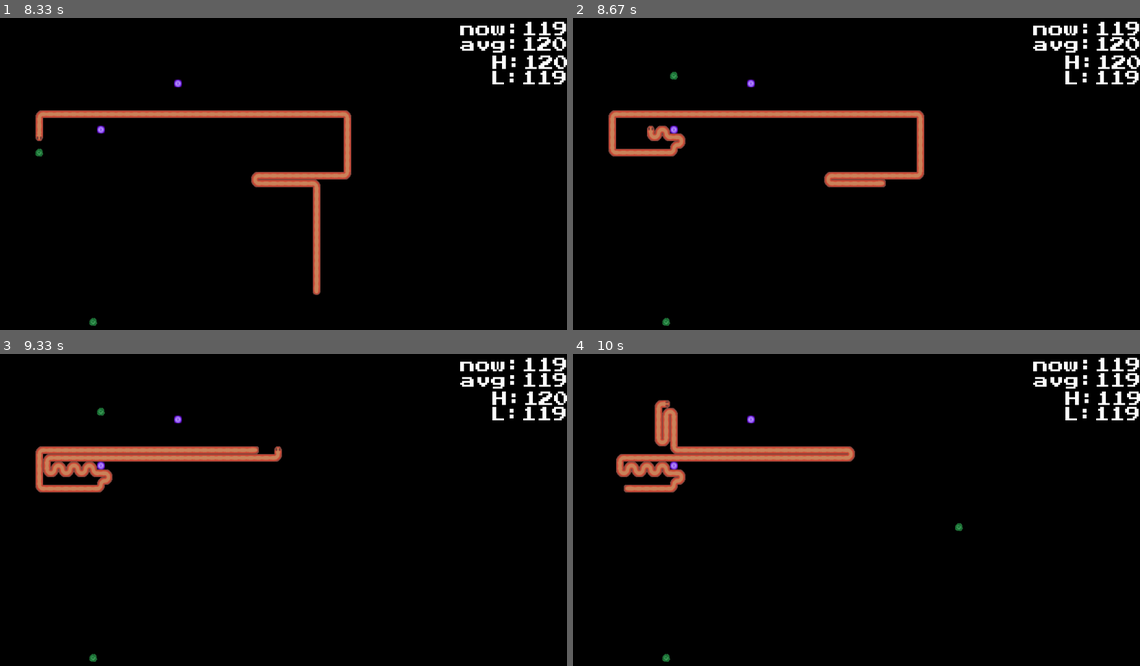
Above: before the commit, frames 1-4 (two rows, left to right).
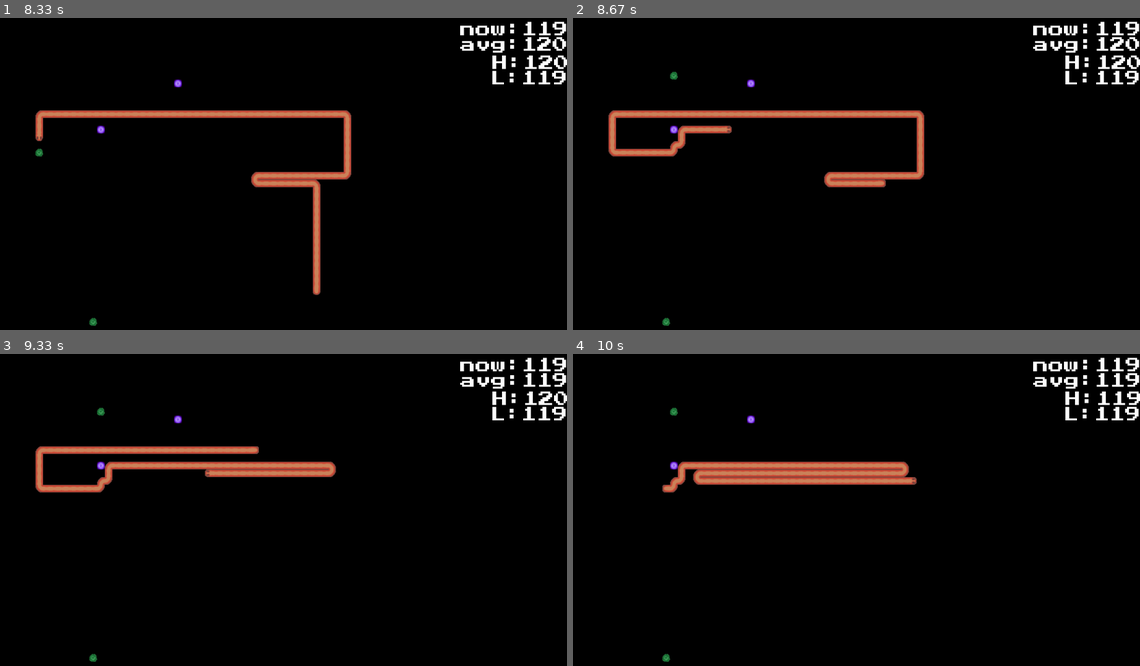
Above: after the commit, the same moments.

Repository: nmurphy101/Pygame2DFramework
Game: pygame game, started from main.py
Same seed, same stepped clock (60 frames per second), same inputs: the game is played once before the commit and once after it.
Inputs (mouse positions are in pixels of both pictures, inside the frame that each line leads up to):
- Up to frame 1 (8.33 s): click (255, 183) at 0.38 s
- Up to frame 2 (8.67 s): no input
- Up to frame 3 (9.33 s): no input
- Up to frame 4 (10 s): no input

Frame 1 is identical in both runs. In frame 2, 0.5% of the frame differs, in the area x 13-29%, y 34-40%; in frame 3, 3.1%; in frame 4, 5.9%, in the area x 7-69%, y 14-57%.

Commit message:
Trying to get more sightlines so snake doesn't trap itself as easily

Diff:
--- a/pkg/snake_game/ai/ai.py
+++ b/pkg/snake_game/ai/ai.py
@@ -46,14 +46,14 @@
         # print("Simple Intent Chosen")
         intent = None
         # Equal, Right, or left  Intent
-        if entity.position[0] < target[0]:
+        if entity.position[0] < target[1]:
             intent = 1
-        elif entity.position[0] > target[0]:
+        elif entity.position[0] > target[1]:
             intent = 3
         # Equal, down, or up  Intent
-        elif entity.position[1] < target[1]:
+        elif entity.position[1] < target[2]:
             intent = 2
-        elif entity.position[1] > target[1]:
+        elif entity.position[1] > target[2]:
             intent = 0
 
         intent = self.check_intent(entity, intent)
@@ -68,14 +68,14 @@
         # print(entity.secondary_target)
         if entity.secondary_target == None:
             # Equal, Right, or left  Intent
-            if entity.position[0] < target[0]:
+            if entity.position[0] < target[1]:
                 intent = 1
-            elif entity.position[0] > target[0]:
+            elif entity.position[0] > target[1]:
                 intent = 3
             # Equal, down, or up  Intent
-            elif entity.position[1] < target[1]:
+            elif entity.position[1] < target[2]:
                 intent = 2
-            elif entity.position[1] > target[1]:
+            elif entity.position[1] > target[2]:
                 intent = 0
         else:
             # Go for secondary target within timeframe
@@ -92,14 +92,14 @@
                     intent = 0
             else:
                 # Equal, Right, or left  Intent
-                if entity.position[0] < target[0]:
+                if entity.position[0] < target[1]:
                     intent = 1
-                elif entity.position[0] > target[0]:
+                elif entity.position[0] > target[1]:
                     intent = 3
                 # Equal, down, or up  Intent
-                elif entity.position[1] < target[1]:
+                elif entity.position[1] < target[2]:
                     intent = 2
-                elif entity.position[1] > target[1]:
+                elif entity.position[1] > target[2]:
                     intent = 0
 
         intent = self.check_intent(entity, intent)
@@ -123,7 +123,7 @@
             reset_sight_lines(entity)
             for obj in self.obj_container:
                 # Ignore the target object
-                if entity.target != obj.position:
+                if entity.target[0] not in obj.name:
                 # if "food" not in obj.name:
                     # Check if object obstructs entity (and isn't self)
                     if obj != entity:
@@ -141,26 +141,18 @@
         return intent
 
     def verify_sight_lines(self, obj, entity, decide_portal, collide_rect, situational_intent, hypot):
-        # for line in entity.sight_lines_diag:
-            # # Edge of screen detection
-            # if line.direction == 0 and line.end[1] <= 0:
-            #     line.open = False
-            # elif line.direction == 2 and line.end[1] >= entity.screen_size[1]:
-            #     line.open = False
-            # elif line.direction == 3 and line.end[0] <= 0:
-            #     line.open = False
-            # elif line.direction == 1 and line.end[0] >= entity.screen_size[0]:
-            #     line.open = False
+        for line in entity.sight_lines_diag:
             # Check the sight lines for a open direction
-            # if collide_rect(obj, line):
-            #     if not "segment" in obj.ID:
-            #         print(f"Diagonal line collision {obj.ID} and {line.direction}")
-            #     line.open = False
+            if pygame.Rect.collidepoint(obj.rect, line.end):
+                # if not "segment" in obj.ID:
+                # print(f"diagonal line collision {obj.ID} and {line.direction}")
                 # # Will Ai see and use portals?
                 # if "teleportal" in obj.name and self.difficulty >= self.portal_use_difficulty:
                 #     line.open = decide_portal(obj, entity, situational_intent, hypot)
                 # else:
-                    # line.open = False
+                line.open = False
+            # print(line.open, line.direction, entity.direction)
+        # print("--------------")
         # Verify intention with sight lines
         for line in entity.sight_lines:
             # Edge of screen detection
@@ -172,25 +164,23 @@
                 line.open = False
             elif line.direction == 1 and line.end[0] >= entity.screen_size[0]:
                 line.open = False
-            # Verify with diagonal sight lines
-            # elif line.direction == 0:
-            #     if not entity.sight_lines_diag[0].open and not entity.sight_lines_diag[3].open:
-            #         print(f"Test1: {entity.direction} -- {line.direction}")
-            #         line.open = False
-            # elif line.direction == 2:
-            #     if not entity.sight_lines_diag[1].open and not entity.sight_lines_diag[2].open:
-            #         print(f"Test2: {entity.sight_lines_diag[1].open} -- {entity.sight_lines_diag[2].open}")
-            #         line.open = False
-            # elif line.direction == 3:
-            #     if not entity.sight_lines_diag[2].open and not entity.sight_lines_diag[3].open:
-            #         print(f"Test3: {entity.direction} -- {line.direction}")
-            #         line.open = False
-            # elif line.direction == 1:
-            #     if not entity.sight_lines_diag[0].open and not entity.sight_lines_diag[1].open:
-            #         print(f"Test4: {entity.direction} -- {line.direction}")
-            #         line.open = False
+            # Verify with farsight sight lines
+            if line.direction == 0:
+                if not entity.sight_lines_diag[0].open and not entity.sight_lines_diag[3].open:
+                    line.open = False
+            elif line.direction == 2:
+                if not entity.sight_lines_diag[2].open and not entity.sight_lines_diag[1].open:
+                    line.open = False
+            elif line.direction == 3:
+                if not entity.sight_lines_diag[3].open and not entity.sight_lines_diag[2].open:
+                    line.open = False
+            elif line.direction == 1:
+                if not entity.sight_lines_diag[1].open and not entity.sight_lines_diag[0].open :
+                    line.open = False
             # Check the sight lines for a open direction
             if collide_rect(obj.rect, line.rect):
+                # if not "segment" in obj.ID:
+                # print(f"cardinal line collision {obj.ID} and {line.direction}")
                 # Will Ai see and use portals?
                 if "teleportal" in obj.name and self.difficulty >= self.portal_use_difficulty:
                     line.open = decide_portal(obj, entity, situational_intent, hypot)
@@ -255,8 +245,8 @@
 
     def decide_portal(self, obj, entity, situational_intent, hypot):
         if obj.parent:
-            dist_oth_portal = hypot(entity.target[0] - obj.parent.position[0], entity.target[1] - obj.parent.position[1])
-            dist_self = hypot(entity.target[0] - entity.position[0], entity.target[1] - entity.position[1])
+            dist_oth_portal = hypot(entity.target[1] - obj.parent.position[0], entity.target[2] - obj.parent.position[1])
+            dist_self = hypot(entity.target[1] - entity.position[0], entity.target[2] - entity.position[1])
             if dist_oth_portal < dist_self:
                 if entity.secondary_target:
                     return True
@@ -266,8 +256,8 @@
             else:
                 return False
         else:
-            dist_oth_portal = hypot(entity.target[0] - obj.children[0].position[0], entity.target[1] - obj.children[0].position[1])
-            dist_self = hypot(entity.target[0] - entity.position[0], entity.target[1] - entity.position[1])
+            dist_oth_portal = hypot(entity.target[1] - obj.children[0].position[0], entity.target[2] - obj.children[0].position[1])
+            dist_self = hypot(entity.target[1] - entity.position[0], entity.target[2] - entity.position[1])
             if dist_oth_portal < dist_self:
                 if entity.secondary_target:
                     return True
--- a/pkg/snake_game/entities/entity.py
+++ b/pkg/snake_game/entities/entity.py
@@ -92,10 +92,10 @@
             Line(3, self),
         ]
         self.sight_lines_diag = [
-            # Line(.5, self),
-            # Line(1.5, self),
-            # Line(2.5, self),
-            # Line(3.5, self),
+            Line(.5, self),
+            Line(1.5, self),
+            Line(2.5, self),
+            Line(3.5, self),
         ]
         # Pathfinding variables
         self.target = None
@@ -322,7 +322,7 @@
                 if dist_self < primary_target[1]:
                     pos = (obj.position[0], obj.position[1])
                     primary_target = (pos, dist_self)
-        self.target = (primary_target[0][0], primary_target[0][1])
+        self.target = (target_name, primary_target[0][0], primary_target[0][1])
         self.direction = self.app.game.chosen_ai.decide_direction(
             self, self.target, self.app.game.sprite_group, difficulty=10
         )
@@ -428,22 +428,22 @@
         self.end = entity.rect.center[0], entity.rect.center[1] - entity.sight
 
     def draw_up_right(self, entity):
-        self.end = entity.rect.center[0] + entity.sight, entity.rect.center[1] - entity.sight
+        self.end = entity.rect.center[0] + entity.sight/1.5, entity.rect.center[1] - entity.sight/1.5
 
     def draw_right(self, entity):
         self.end = entity.rect.center[0] + entity.sight, entity.rect.center[1]
 
     def draw_down_right(self, entity):
-        self.end = entity.rect.center[0] + entity.sight, entity.rect.center[1] + entity.sight
+        self.end = entity.rect.center[0] + entity.sight/1.5, entity.rect.center[1] + entity.sight/1.5
 
     def draw_down(self, entity):
         self.end = entity.rect.center[0], entity.rect.center[1] + entity.sight
 
     def draw_down_left(self, entity):
-        self.end = entity.rect.center[0] - entity.sight, entity.rect.center[1] + entity.sight
+        self.end = entity.rect.center[0] - entity.sight/1.5, entity.rect.center[1] + entity.sight/1.5
 
     def draw_left(self, entity):
         self.end = entity.rect.center[0] - entity.sight, entity.rect.center[1]
 
     def draw_up_left(self, entity):
-        self.end = entity.rect.center[0] - entity.sight, entity.rect.center[1] - entity.sight
+        self.end = entity.rect.center[0] - entity.sight/1.5, entity.rect.center[1] - entity.sight/1.5
--- a/pkg/snake_game/game.py
+++ b/pkg/snake_game/game.py
@@ -170,7 +170,7 @@
         # player_snake = Snake(self.alpha_screen, self.screen, self.screen_size, self.app, player=True)
         # player_snake.speed_mod = .75
         enemy_snake = Snake(self.alpha_screen, self.screen, self.screen_size, self.app)
-        enemy_snake.speed_mod = 2
+        enemy_snake.speed_mod = 3
         enemy_snake.killable = False
         # enemy_snake2 = Snake(self.alpha_screen, self.screen, self.screen_size, self.app)
         # enemy_snake2.speed_mod = 3
